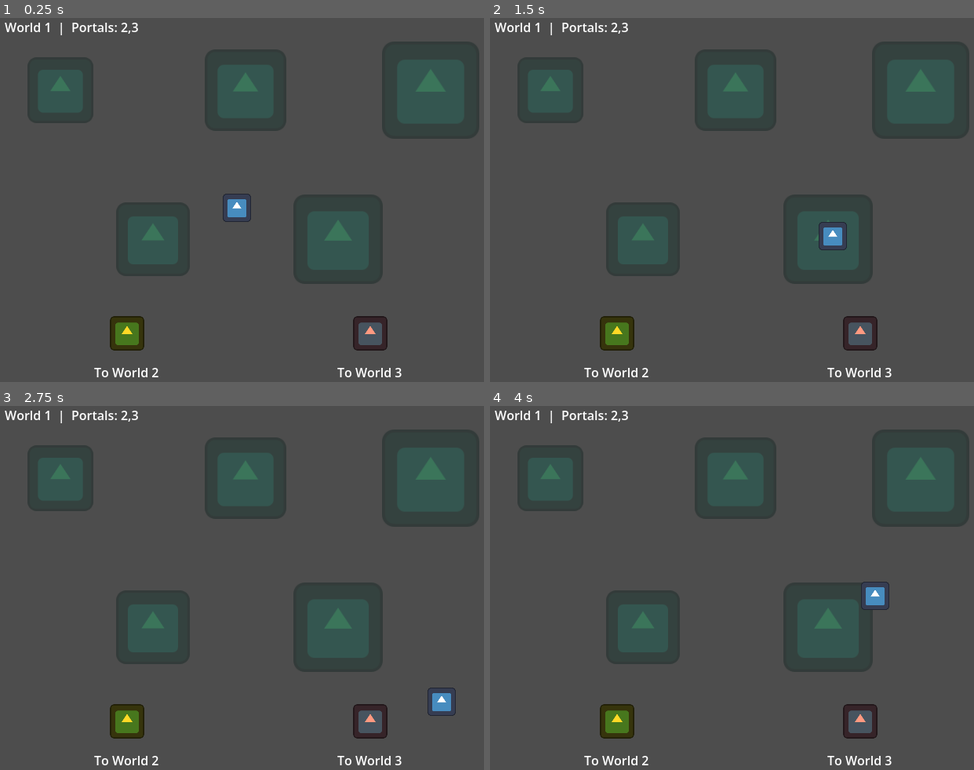
Above: before the commit, frames 1-4 (two rows, left to right).
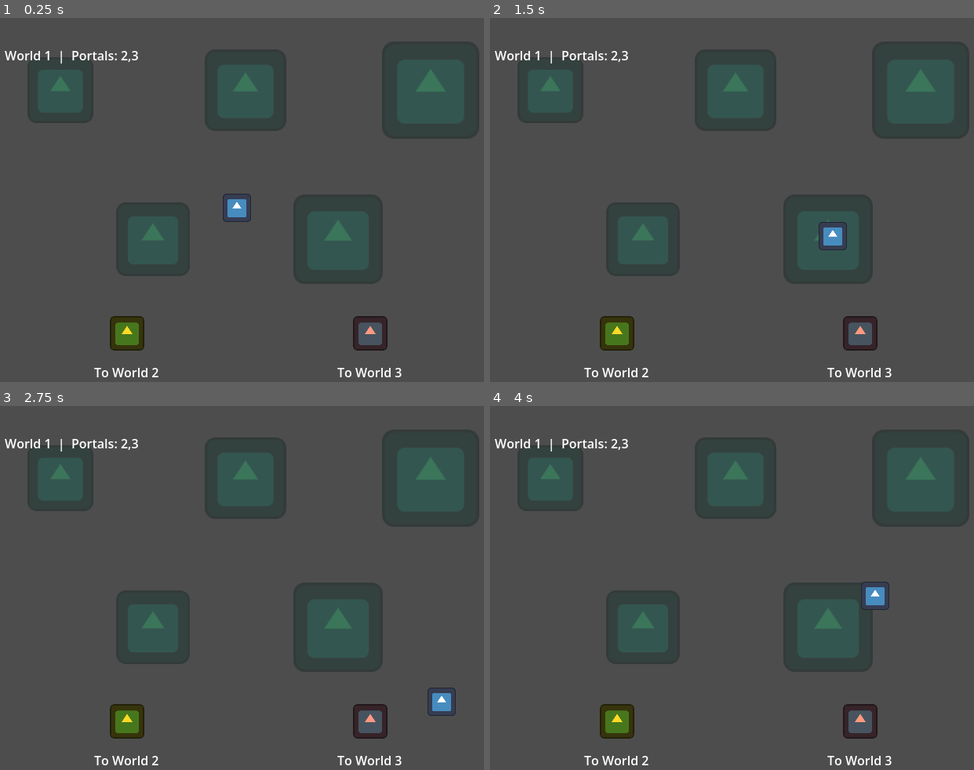
Above: after the commit, the same moments.

Repository: Shilo/multi-server-test
Game: Godot game, scene res://client/world/world_1.tscn
The game is run twice, just before and just after one commit, with the same random seed, the same clock (stepped at 60 frames per second) and the same inputs. This scene is started directly instead of the project's main scene. The engine's default icon, where the game draws it, is replaced by a stand-in: a white triangle on a blue panel in a dark square.
Inputs:
- Up to frame 1 (0.25 s): no input
- Up to frame 2 (1.5 s): tap Enter at 0.5 s; hold Right (ui_right) 0.53-1.28 s; hold Down (ui_down) from 1.28 s (still down)
- Up to frame 3 (2.75 s): release Down (ui_down) at 2.03 s; hold Right (ui_right) from 2.03 s (still down)
- Up to frame 4 (4 s): release Right (ui_right) at 2.78 s; hold Up (ui_up) 2.78-3.53 s; hold Left (ui_left) from 3.53 s (still down)

The runs differ from the first frame. In frame 1, 0.6% of the frame differs, in the area x 0-29%, y 1-13%; in frame 2, 0.6%; in frame 3, 0.6%; in frame 4, 0.6%.

Commit message:
fix: separate client and world labels

Diff:
--- a/client/world/world_scene.gd
+++ b/client/world/world_scene.gd
@@ -40,7 +40,7 @@
 	var label := Label.new()
 	label.name = "WorldLabel"
 	label.text = "%s  |  Portals: %s" % [world_name, portal_targets_csv]
-	label.position = Vector2(24, 18)
+	label.position = Vector2(24, 54)
 	add_child(label)
 
 
